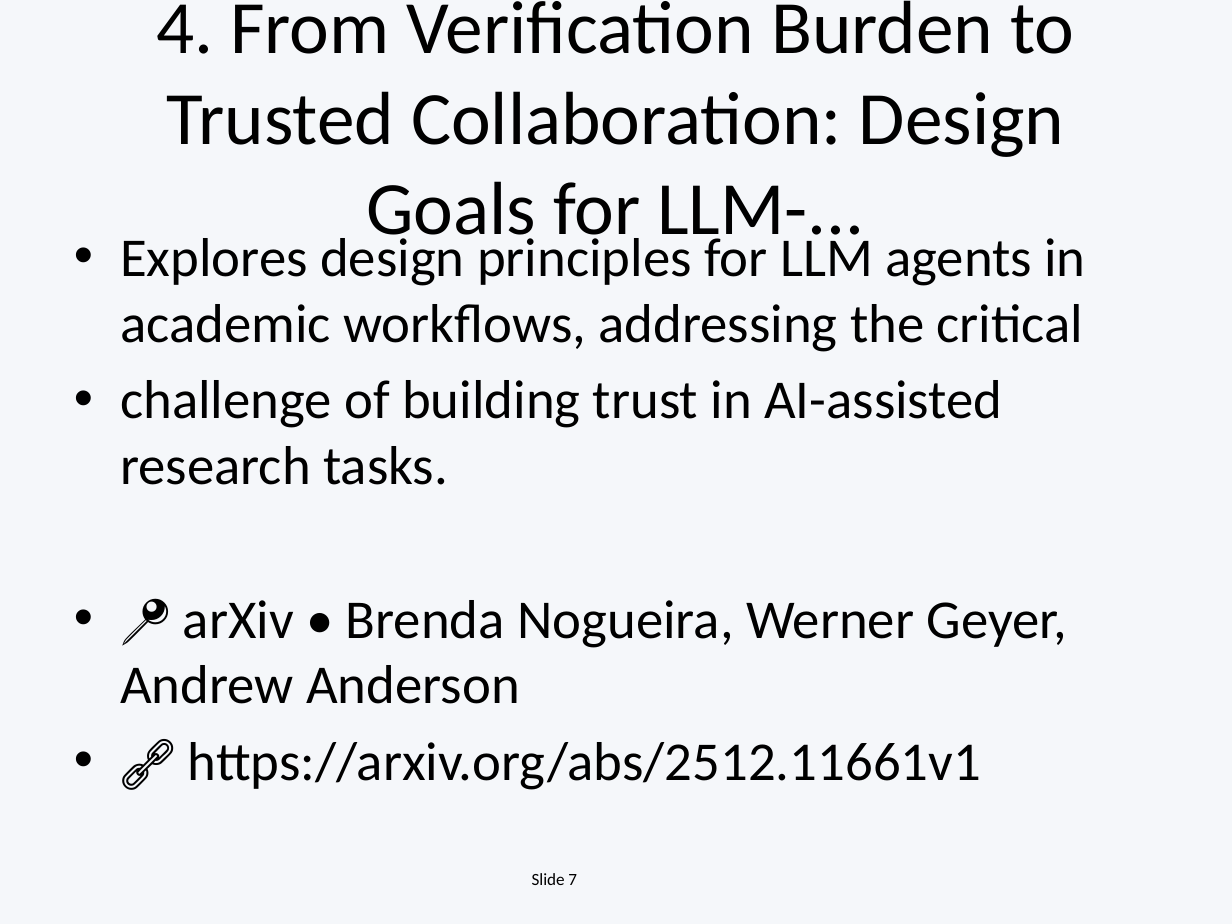
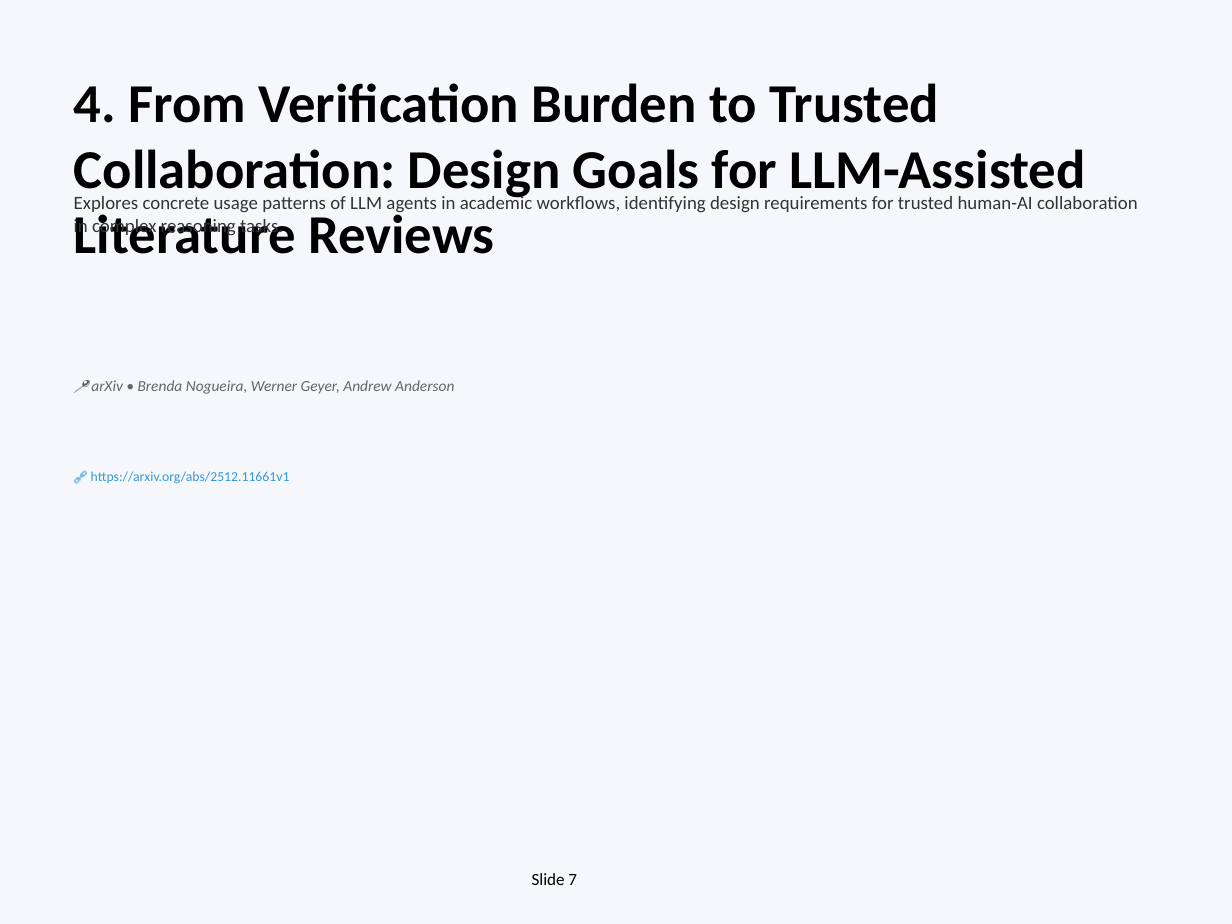
Before and after one commit to EiriniOr/ai-weekly-digest, a slide deck: slide 7 of AI_Weekly_2025-12-15.pptx. Drawn at 1232x924 pixels with LibreOffice and Linux fonts; fonts in the diff are those of the drawing. Boxes give left, top, right and bottom in pixels: in the first picture for what was removed or moved away, otherwise in the second. Text is boxed around its words. In the diff, an @@ line names an element or a change of style, - is before the commit and + after.

```diff
--- a/AI_Weekly_2025-12-15.pptx
+++ b/AI_Weekly_2025-12-15.pptx
@@ text "4. From Verification Burden to ..." at <box>74,83,1086,254</box>: vertical alignment middle to top @@
@@ text at <box>74,83,1086,254</box>: text changed; size 44 to 32 pt; bold on @@
-4. From Verification Burden to Trusted Collaboration: Design Goals for LLM-...
+4. From Verification Burden to Trusted Collaboration: Design Goals for LLM-Assisted Literature Reviews
@@ text added at <box>74,194,1138,237</box>, 11 pt, text #333333 @@
+Explores concrete usage patterns of LLM agents in academic workflows, identifying design requirements for trusted human-AI collaboration in complex reasoning tasks.
@@ text removed at <box>120,230,1085,790</box> @@
-• Explores design principles for LLM agents in academic workflows, addressing the critical
-• challenge of building trust in AI-assisted research tasks.
-• 📍 arXiv • Brenda Nogueira, Werner Geyer, Andrew Anderson
-• 🔗 https://arxiv.org/abs/2512.11661v1
@@ text added at <box>91,380,454,394</box>, 9 pt, text #666666, italic @@
+📍 arXiv • Brenda Nogueira, Werner Geyer, Andrew Anderson
@@ text added at <box>91,471,290,484</box>, 8 pt, text #3498DB @@
+🔗 https://arxiv.org/abs/2512.11661v1
```
Also in this commit, not shown: 15 other slides changed, 3 slides added, 8 slides removed, 1 other file.
